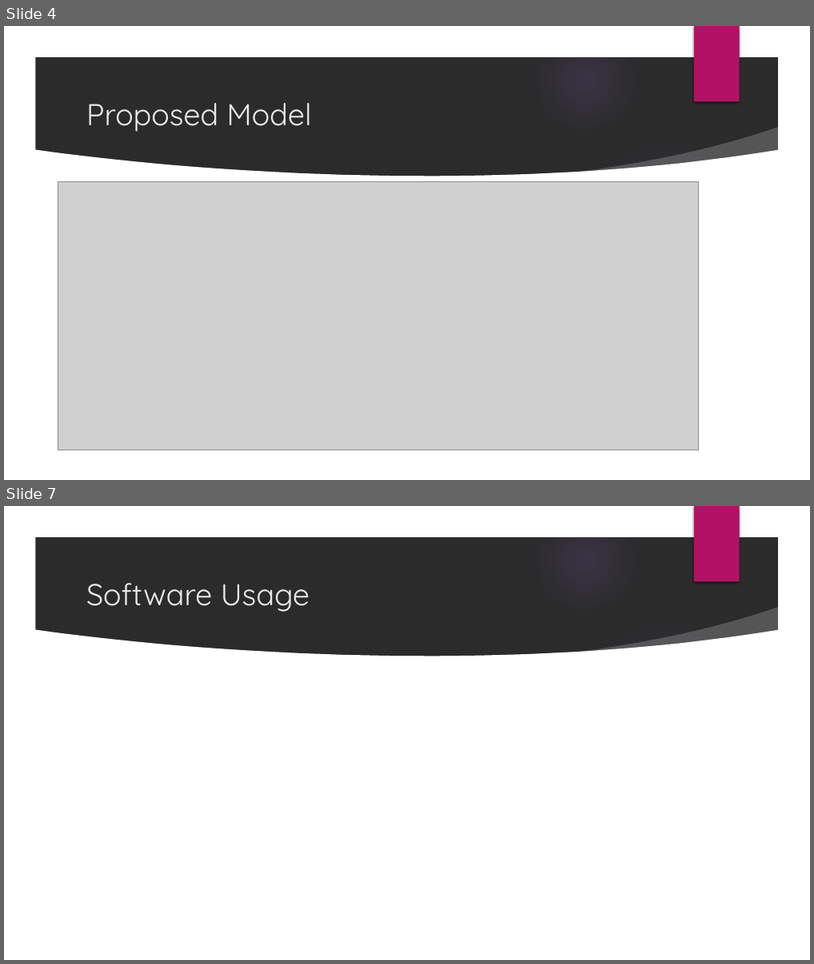
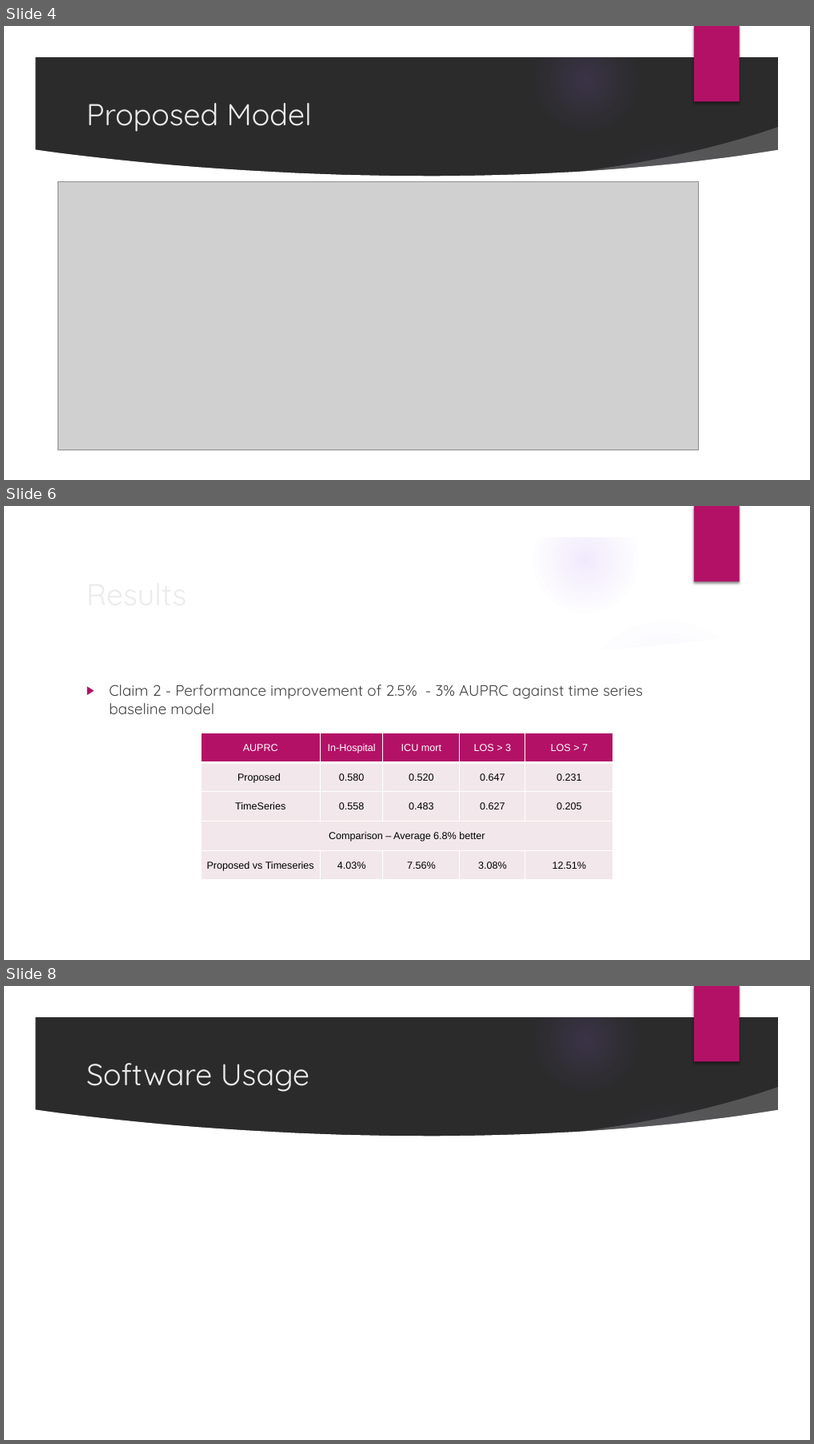
Before and after one commit to s-gopikrishnan/cs-598-dlh-final-project, a slide deck: report/project_presentation.pptx. Shown one above the other, each under a label of ours: slides 4 and 7 before the commit, slides 4, 6 and 8 after it; the slides between them are not shown. The pictures are 814x964 and 814x1444 pixels, drawn with LibreOffice and Linux fonts; fonts in the diff are those of the drawing; grey boxes stand for pictures; background and template pictures are left out; a plain dark background stands for a picture behind light text. Boxes give left, top, right and bottom in pixels: in the first picture for what was removed or moved away, otherwise in the second. Text is boxed around its words. In the diff, an @@ line names an element or a change of style, - is before the commit and + after.

Commit message:
feat: updated result slides

```diff
--- a/report/project_presentation.pptx
+++ b/report/project_presentation.pptx
@@ slide 6 added at box(4, 506, 810, 960), background picture (left out); not listed: 9 template elements that a slide beside it also shows @@
@@ title added at box(80, 570, 660, 616), 36 pt, text #EBEBEB @@
+Results
@@ text added at box(109, 684, 643, 714), 18 pt, text #404040 @@
+▶ Claim 2 - Performance improvement of 2.5% - 3% AUPRC against time series baseline model
@@ table added at box(202, 733, 614, 880), 5 rows, 5 columns @@
+AUPRC | In-Hospital | ICU mort | LOS > 3 | LOS > 7
+Proposed | 0.580 | 0.520 | 0.647 | 0.231
+TimeSeries | 0.558 | 0.483 | 0.627 | 0.205
+Comparison – Average 6.8% better |  |  |  | 
+Proposed vs Timeseries | 4.03% | 7.56% | 3.08% | 12.51%
@@ what was slide 7 is now slide 8 @@
```
Also in this commit, not shown: 1 slide changed, 1 other slide added, 1 slide removed, 1 other file.
